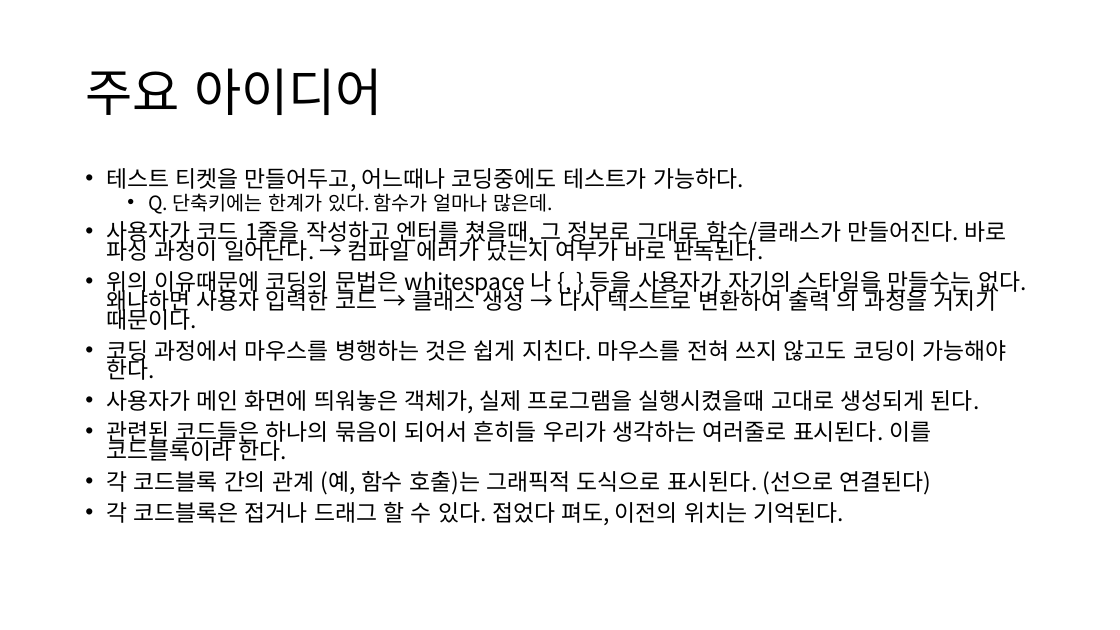
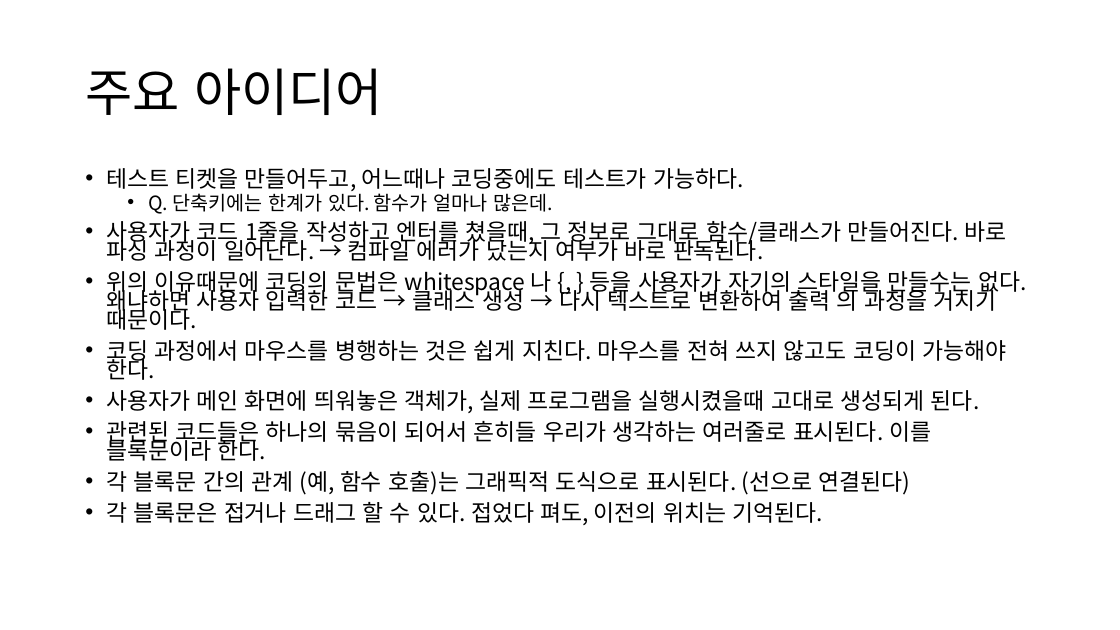
Before and after one commit to namulang/namu, a slide deck: slide 10 of docs/ideation/World.overall.conceptual.ideation.pptx. Drawn at 1120x630 pixels with LibreOffice and Linux fonts; fonts in the diff are those of the drawing. Boxes give left, top, right and bottom in pixels: in the first picture for what was removed or moved away, otherwise in the second. Text is boxed around its words. In the diff, an @@ line names an element or a change of style, - is before the commit and + after.

```diff
--- a/docs/ideation/World.overall.conceptual.ideation.pptx
+++ b/docs/ideation/World.overall.conceptual.ideation.pptx
@@ text at (x1=106, y1=421, x2=931, y2=525): text changed @@
-• 관련된 코드들은 하나의 묶음이 되어서 흔히들 우리가 생각하는 여러줄로 표시된다. 이를 코드블록이라 한다.
-• 각 코드블록 간의 관계 (예, 함수 호출)는 그래픽적 도식으로 표시된다. (선으로 연결된다)
-• 각 코드블록은 접거나 드래그 할 수 있다. 접었다 펴도, 이전의 위치는 기억된다.
+• 관련된 코드들은 하나의 묶음이 되어서 흔히들 우리가 생각하는 여러줄로 표시된다. 이를 블록문이라 한다.
+• 각 블록문 간의 관계 (예, 함수 호출)는 그래픽적 도식으로 표시된다. (선으로 연결된다)
+• 각 블록문은 접거나 드래그 할 수 있다. 접었다 펴도, 이전의 위치는 기억된다.
```
Also in this commit, not shown: 4 other slides changed, 10 slides added.
